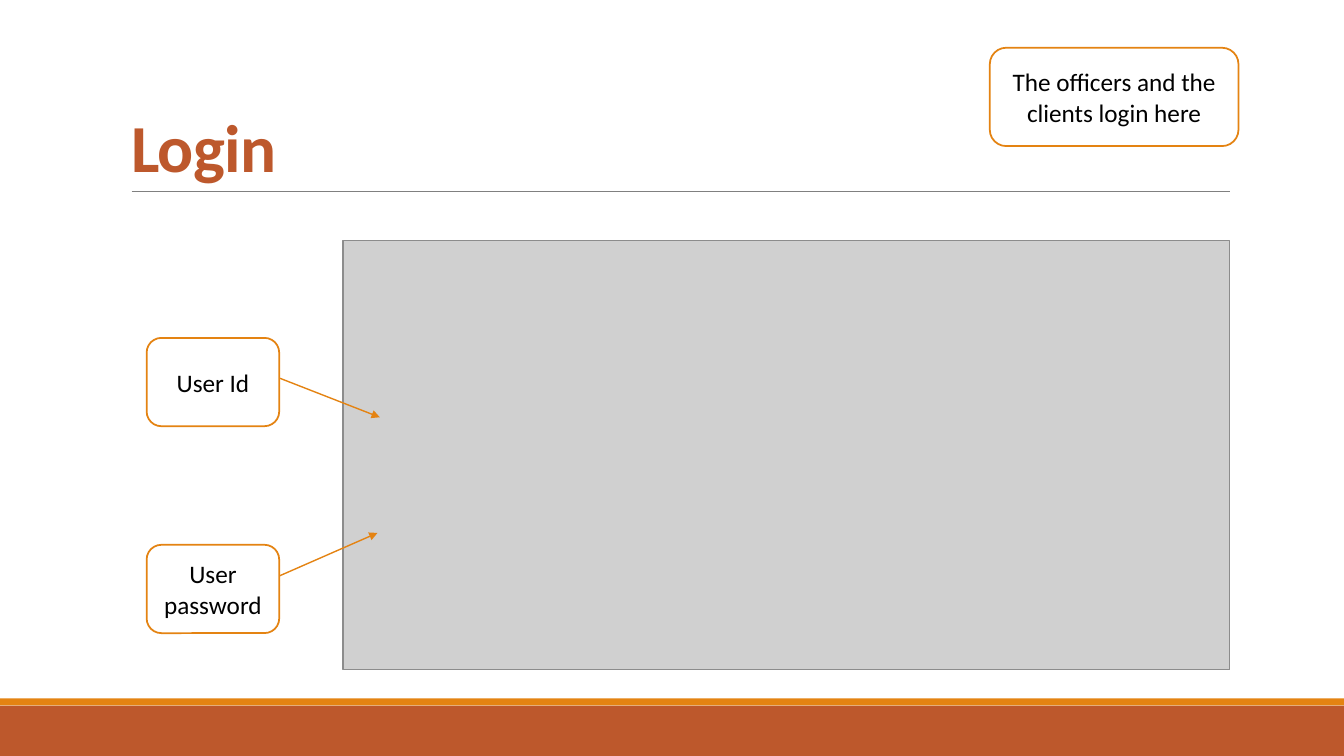
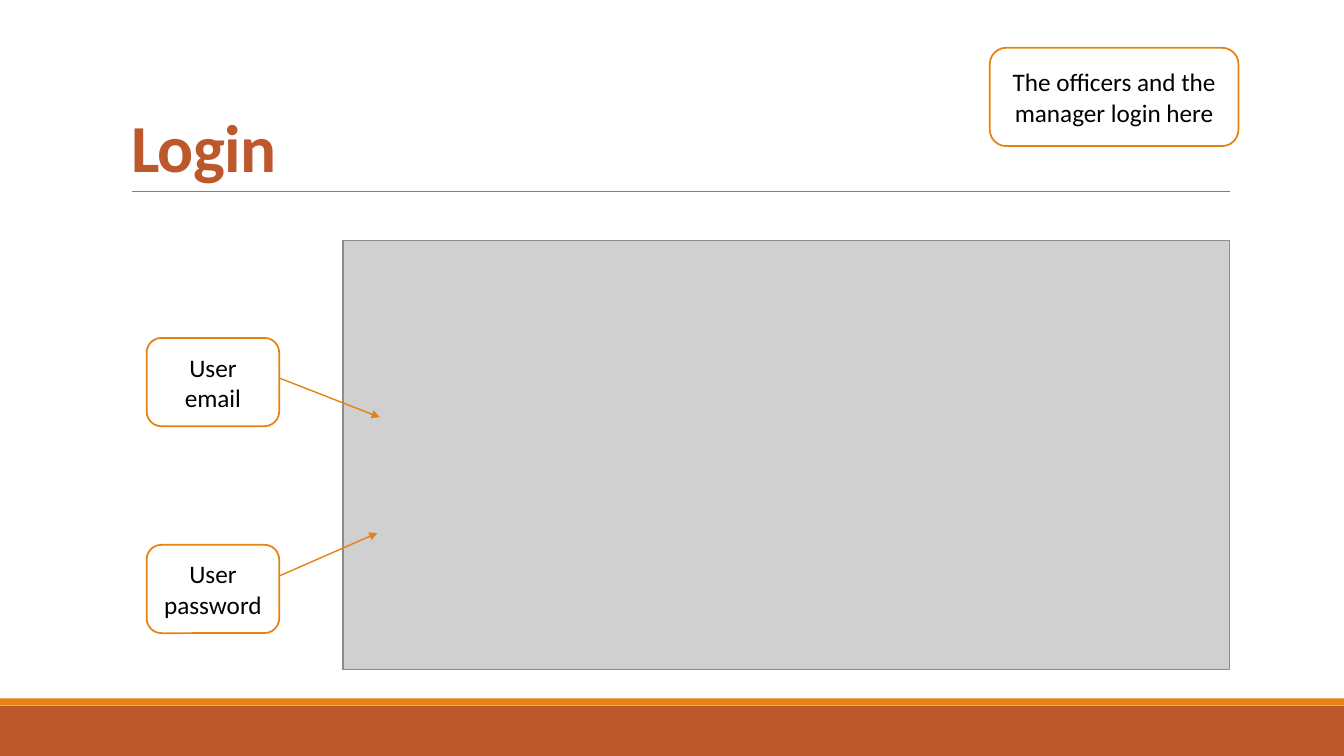
Before and after one commit to djemar/se2021-04-OfficeQueueManager, a slide deck: slide 8 of PresentationW1.pptx (slide 4 before the commit). Drawn at 1344x756 pixels with LibreOffice and Linux fonts; fonts in the diff are those of the drawing; grey boxes stand for pictures. Boxes give left, top, right and bottom in pixels: in the first picture for what was removed or moved away, otherwise in the second. Text is boxed around its words. In the diff, an @@ line names an element or a change of style, - is before the commit and + after.

```diff
--- a/PresentationW1.pptx
+++ b/PresentationW1.pptx
@@ text in rounded rectangle at (1013,73,1215,127): text changed @@
-The officers and the clients login here
+The officers and the manager login here
@@ text in rounded rectangle at (185,360,241,407): text changed @@
-User Id
+User email
```
Also in this commit, not shown: 4 other slides changed, 5 slides added, 1 slide removed, 2 other files.
